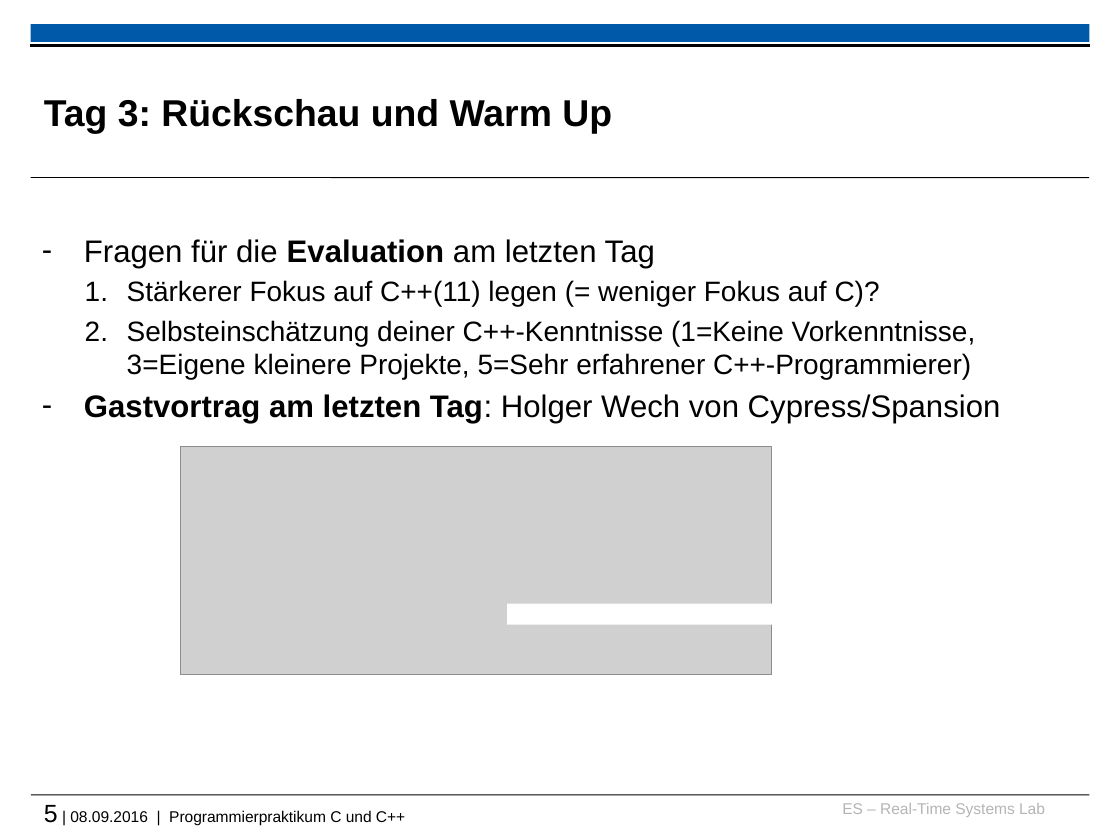
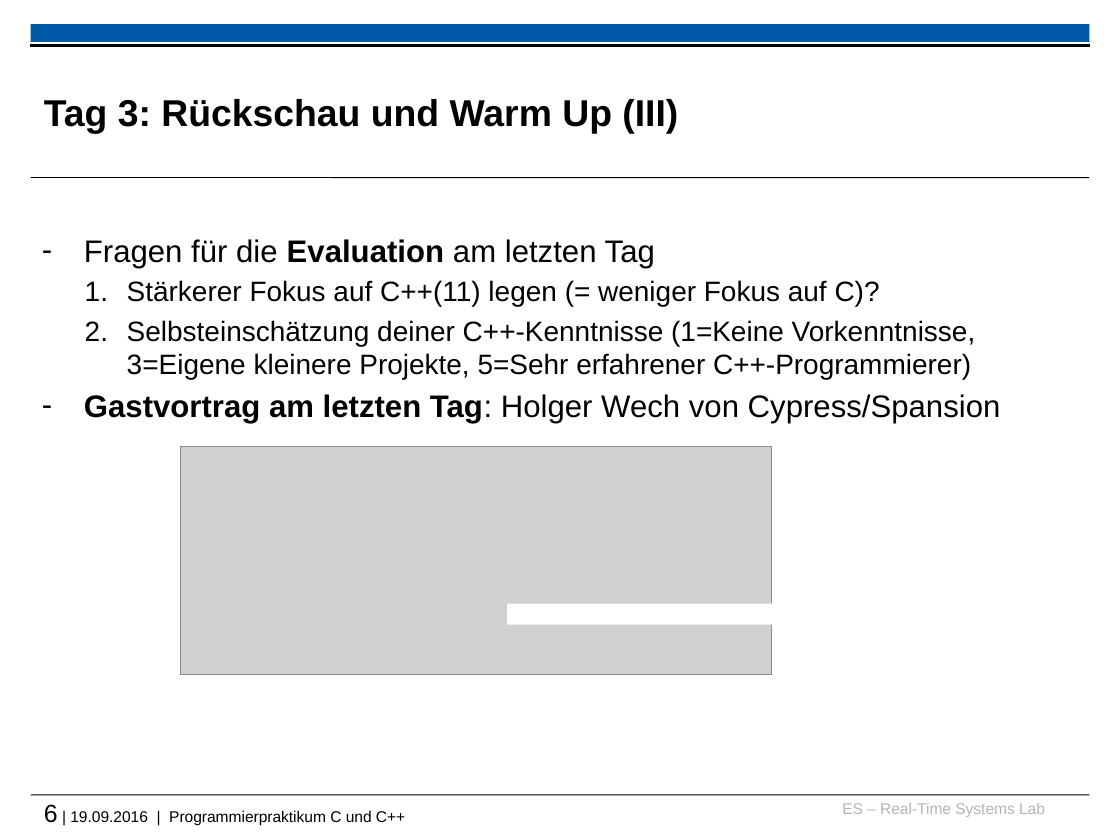
Before and after one commit to h82k/tud-cppp, a slide deck: slide 6 of 2016/recap_and_warmup_slides.pptx (slide 5 before the commit). Drawn at 1120x840 pixels with LibreOffice and Linux fonts; fonts in the diff are those of the drawing; grey boxes stand for pictures; background and template pictures are left out. Boxes give left, top, right and bottom in pixels: in the first picture for what was removed or moved away, otherwise in the second. Text is boxed around its words. In the diff, an @@ line names an element or a change of style, - is before the commit and + after.

```diff
--- a/2016/recap_and_warmup_slides.pptx
+++ b/2016/recap_and_warmup_slides.pptx
@@ title at (x1=44, y1=99, x2=678, y2=133): text changed @@
-Tag 3: Rückschau und Warm Up
+Tag 3: Rückschau und Warm Up (III)
@@ text at (x1=44, y1=804, x2=405, y2=825): text changed @@
-5 | 08.09.2016 | Programmierpraktikum C und C++
+6 | 19.09.2016 | Programmierpraktikum C und C++
```
Also in this commit, not shown: 1 other slide changed, 1 slide added, 3 other files.
